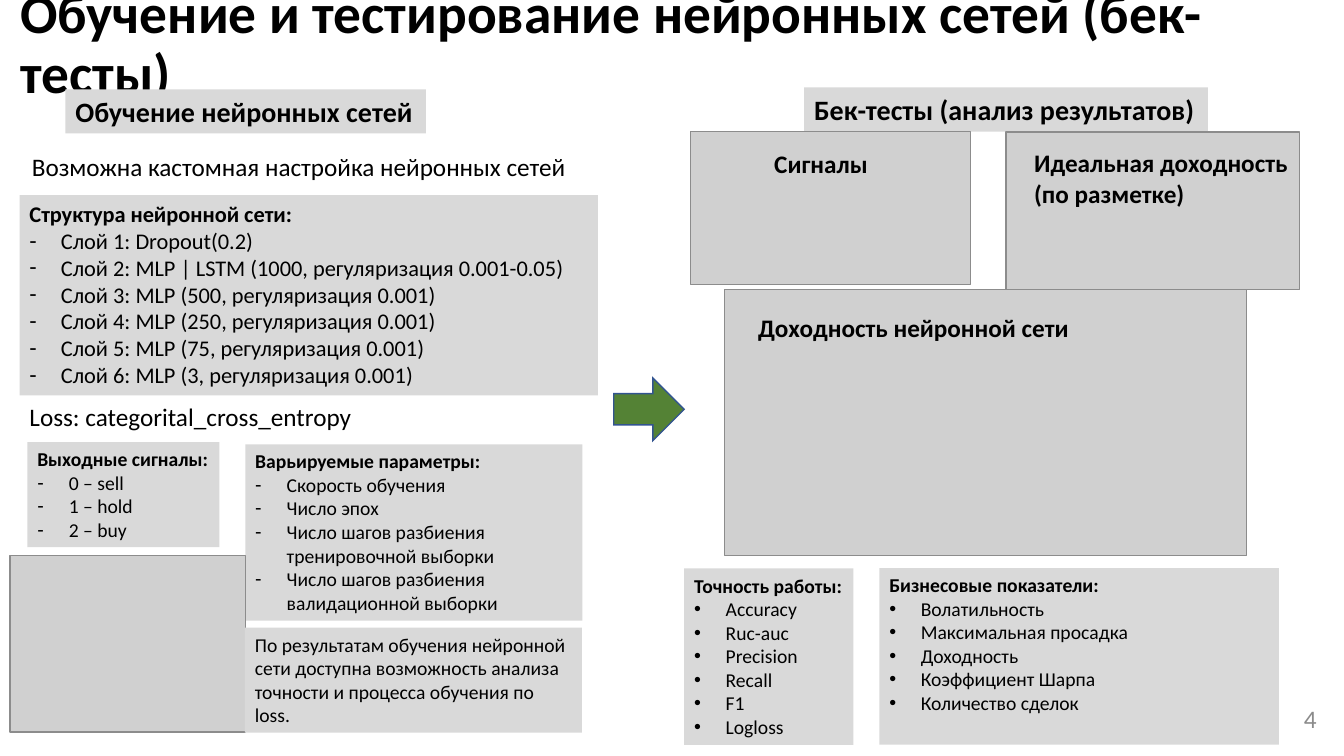
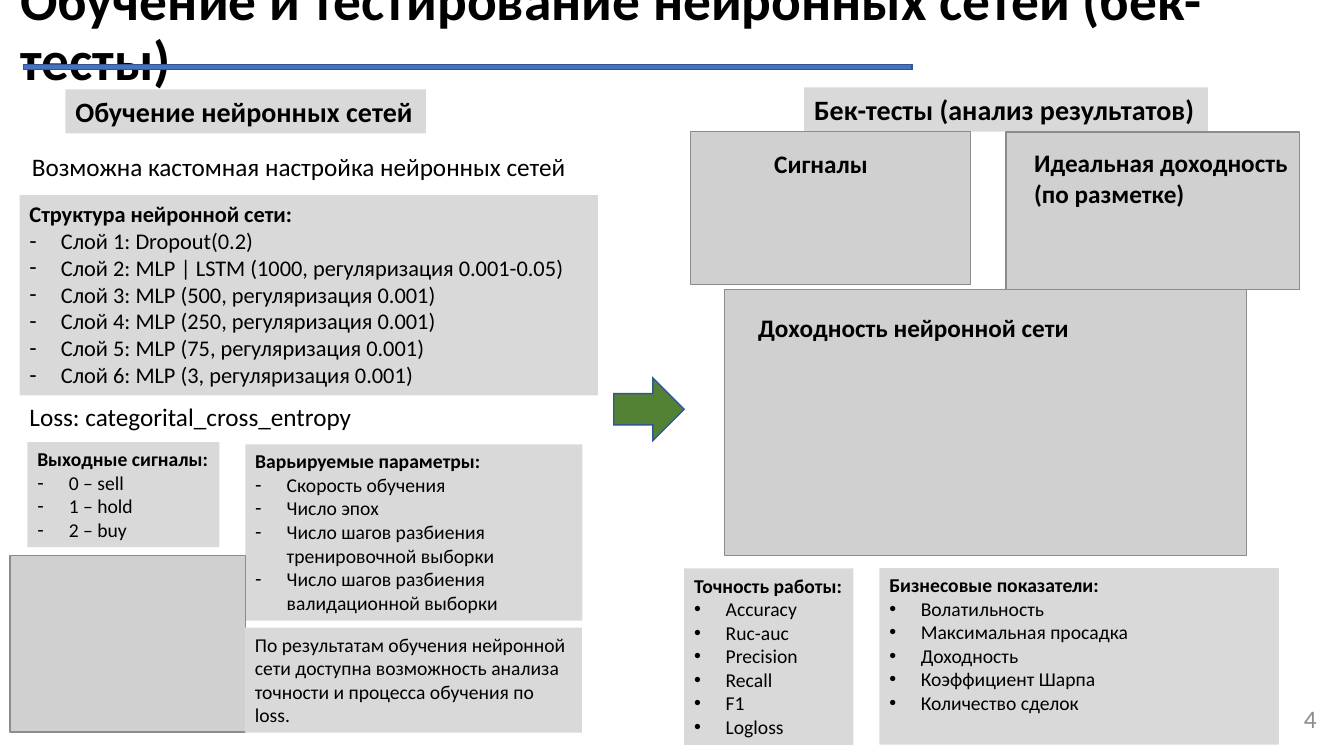
Before and after one commit to suenot/powerlife000-moex_hackaton, a slide deck: slide 4 of info/NullPointerExeption v1.pptx. Drawn at 1344x756 pixels with LibreOffice and Linux fonts; fonts in the diff are those of the drawing; grey boxes stand for pictures. Boxes give left, top, right and bottom in pixels: in the first picture for what was removed or moved away, otherwise in the second. Text is boxed around its words. In the diff, an @@ line names an element or a change of style, - is before the commit and + after.

```diff
--- a/info/NullPointerExeption v1.pptx
+++ b/info/NullPointerExeption v1.pptx
@@ title "Обучение и тестирование нейронных сетей ..." rewrapped from box(20, 0, 1202, 106) to box(20, 0, 1202, 89) @@
@@ rectangle added at box(23, 65, 912, 70), fill #4472C4, outline #325491 1 pt @@
```
Also in this commit, not shown: 5 other slides changed, 1 slide added, 7 other files.
